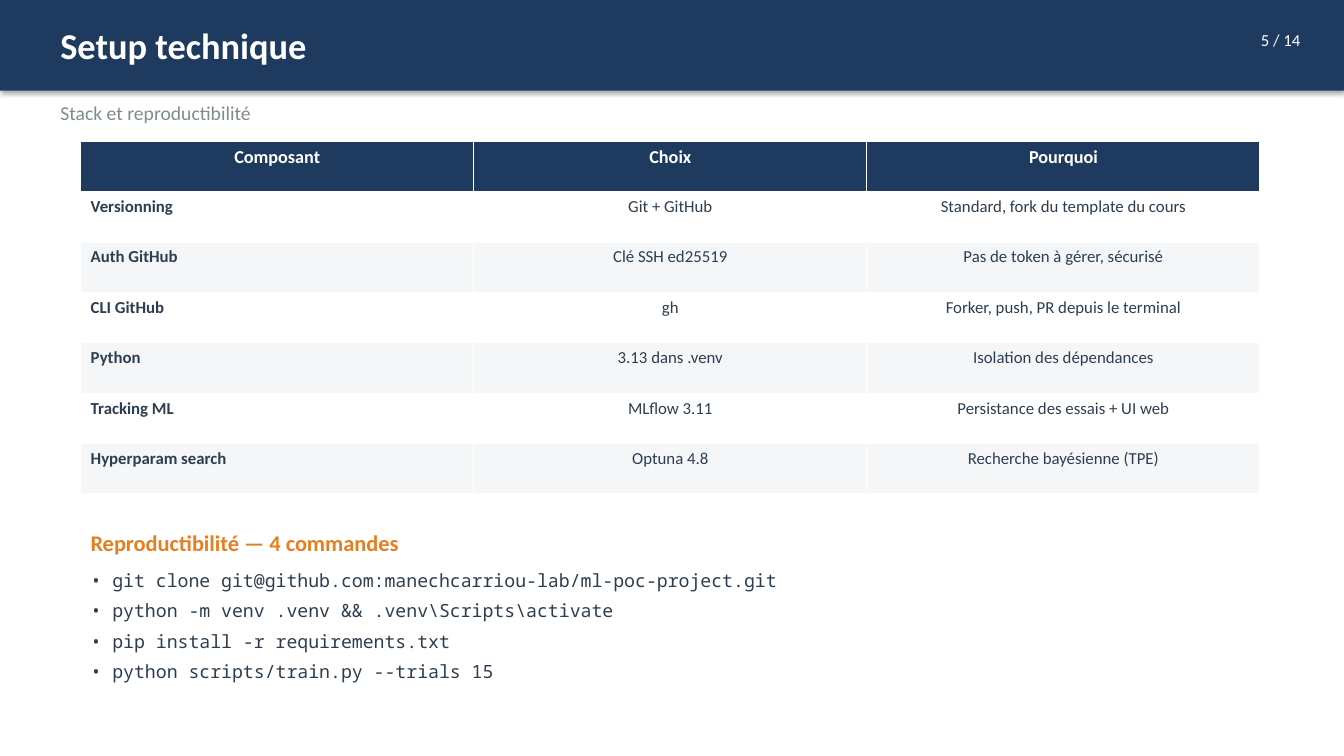
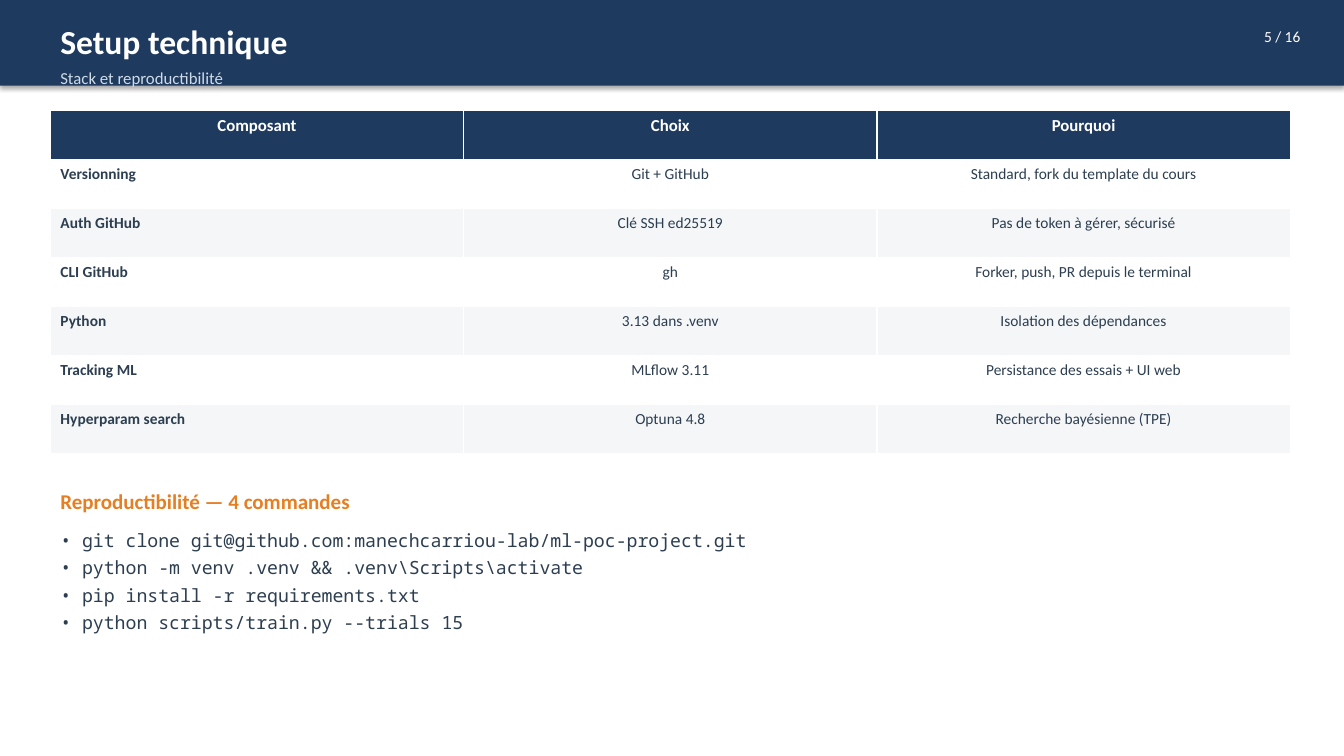
Before and after one commit to manechcarriou-lab/ml-poc-project, a slide deck: slide 5 of deliverables/process_overview.pptx. Drawn at 1344x756 pixels with LibreOffice and Linux fonts; fonts in the diff are those of the drawing. Boxes give left, top, right and bottom in pixels: in the first picture for what was removed or moved away, otherwise in the second. Text is boxed around its words. In the diff, an @@ line names an element or a change of style, - is before the commit and + after.

```diff
--- a/deliverables/process_overview.pptx
+++ b/deliverables/process_overview.pptx
@@ rectangle: place and size @@
-rectangle at [0,0,1344,91]
+rectangle at [0,0,1344,86]
@@ text "Setup technique" at [60,30,287,60]: size 26 to 24 pt @@
@@ text at [1264,31,1301,42]: text changed; size 12 to 11 pt @@
-5 / 14
+5 / 16
@@ text "Stack et reproductibilité": place and size @@
-text "Stack et reproductibilité" at [60,106,250,123]
+text "Stack et reproductibilité" at [60,72,223,88]
@@ text "Stack et reproductibilité" at [60,72,223,88]: size 14 to 12 pt, text colour #7F8C8D to #CFDCE7 @@
@@ table at [50,111,1291,454] @@
@@ size 13 to 12 pt in "Composant", "Choix", "Pourquoi" @@
@@ size 12 to 11 pt @@
@@ table: place and size @@
-table at [81,141,1260,494]
+table at [50,111,1291,454]
@@ text "Reproductibilité — 4 commandes": place and size @@
-text "Reproductibilité — 4 commandes" at [91,535,399,555]
+text "Reproductibilité — 4 commandes" at [60,494,350,513]
@@ text "Reproductibilité — 4 commandes" at [60,494,350,513]: size 16 to 15 pt @@
@@ text "• git clone git@github.com:manechcarriou-lab/ml-poc-project. ...": place and size @@
-text "• git clone git@github.com:manechcarriou-lab/ml-poc-project. ..." at [112,573,777,683]
+text "• git clone git@github.com:manechcarriou-lab/ml-poc-project. ..." at [82,533,747,634]
@@ text "• git clone git@github.com:manechcarriou-lab/ml-poc-project. ..." at [82,533,747,634]: less space between paragraphs @@
```
Also in this commit, not shown: 7 other slides changed, 8 slides added, 6 slides removed, 15 other files.
